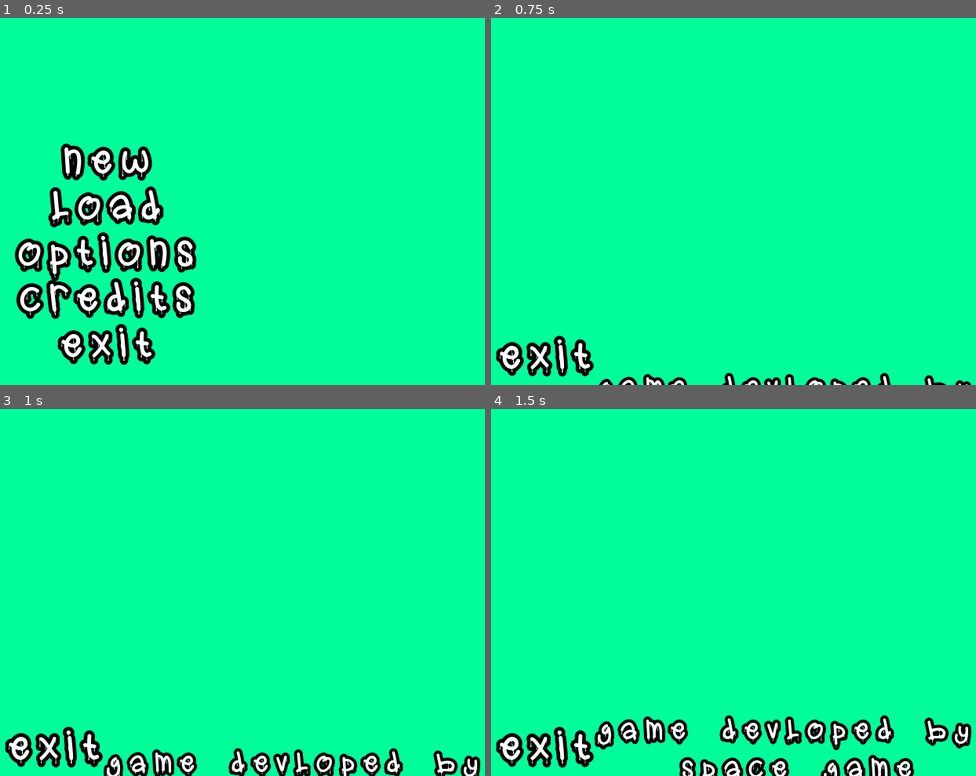
Above: before the commit, frames 1-4 (two rows, left to right).
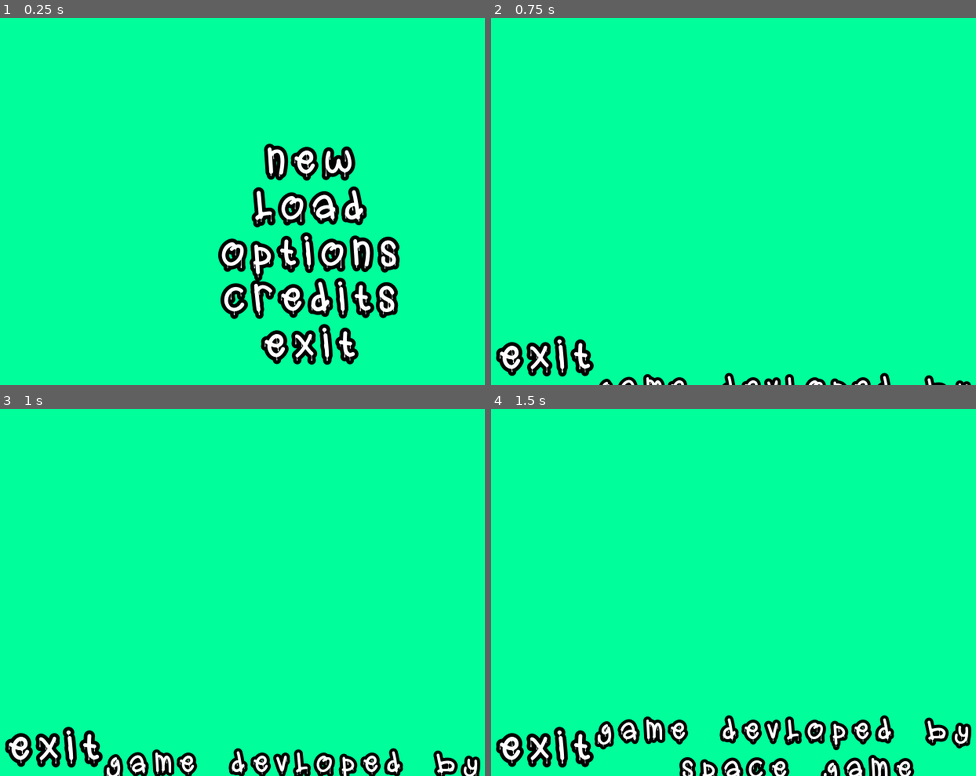
Above: after the commit, the same moments.

Repository: moha2008dev/slime-shift
Game: Godot game, scene res://scenes/main_menu.tscn
Two runs of this game, one before a commit and one after it. Both use one fixed random seed, a clock stepped at 60 frames per second and the inputs below.
Inputs:
- Up to frame 1 (0.25 s): no input
- Up to frame 2 (0.75 s): click "credits" at 0.5 s
- Up to frame 3 (1 s): no input
- Up to frame 4 (1.5 s): no input

The runs differ from the first frame. In frame 1, 19% of the frame differs, in the area x 3-83%, y 34-95%; in frame 2, nothing differs; in frame 3, nothing differs; in frame 4, nothing differs.

Commit message:
changing buttons color

Diff:
--- a/scenes/credits.tscn
+++ b/scenes/credits.tscn
@@ -68,10 +68,10 @@
 anchor_top = 0.5
 anchor_right = 0.5
 anchor_bottom = 0.5
-margin_left = -457.5
-margin_top = 100.0
-margin_right = 457.5
-margin_bottom = 2639.0
+margin_left = 54.5
+margin_top = 400.0
+margin_right = 969.5
+margin_bottom = 2939.0
 custom_colors/font_color = Color( 1, 1, 1, 1 )
 custom_fonts/font = SubResource( 3 )
 text = "game devloped by
@@ -121,8 +121,8 @@
 [node name="exitb" type="Button" parent="."]
 margin_left = 15.0
 margin_top = 519.0
-margin_right = 162.0
-margin_bottom = 585.0
+margin_right = 174.0
+margin_bottom = 591.0
 custom_colors/font_color = Color( 1, 1, 1, 1 )
 custom_colors/font_color_hover = Color( 0.882353, 0.211765, 0.211765, 1 )
 custom_fonts/font = SubResource( 2 )
--- a/scenes/main_menu.tscn
+++ b/scenes/main_menu.tscn
@@ -24,9 +24,9 @@
 custom_styles/panel = SubResource( 1 )
 
 [node name="VBoxContainer" type="VBoxContainer" parent="."]
-margin_left = 30.0
+margin_left = 362.0
 margin_top = 200.0
-margin_right = 330.0
+margin_right = 662.0
 margin_bottom = 576.0
 
 [node name="new2" type="Button" parent="VBoxContainer"]
@@ -43,7 +43,7 @@
 margin_right = 300.0
 margin_bottom = 148.0
 custom_colors/font_color = Color( 1, 1, 1, 1 )
-custom_colors/font_color_hover = Color( 0.0352941, 0.627451, 0, 1 )
+custom_colors/font_color_hover = Color( 1, 0.545098, 0, 1 )
 custom_fonts/font = SubResource( 2 )
 text = "load"
 flat = true
@@ -53,7 +53,7 @@
 margin_right = 300.0
 margin_bottom = 224.0
 custom_colors/font_color = Color( 1, 1, 1, 1 )
-custom_colors/font_color_hover = Color( 0.0352941, 0.627451, 0, 1 )
+custom_colors/font_color_hover = Color( 1, 0.992157, 0, 1 )
 custom_fonts/font = SubResource( 2 )
 text = "options"
 flat = true
@@ -63,7 +63,7 @@
 margin_right = 300.0
 margin_bottom = 300.0
 custom_colors/font_color = Color( 1, 1, 1, 1 )
-custom_colors/font_color_hover = Color( 0.0352941, 0.627451, 0, 1 )
+custom_colors/font_color_hover = Color( 0, 0.054902, 1, 1 )
 custom_fonts/font = SubResource( 2 )
 text = "credits"
 flat = true
